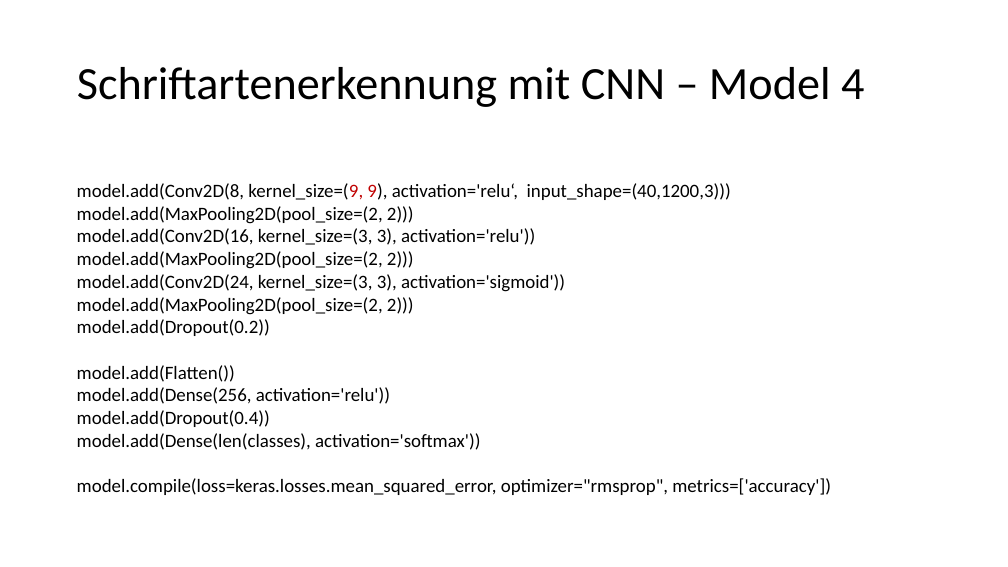
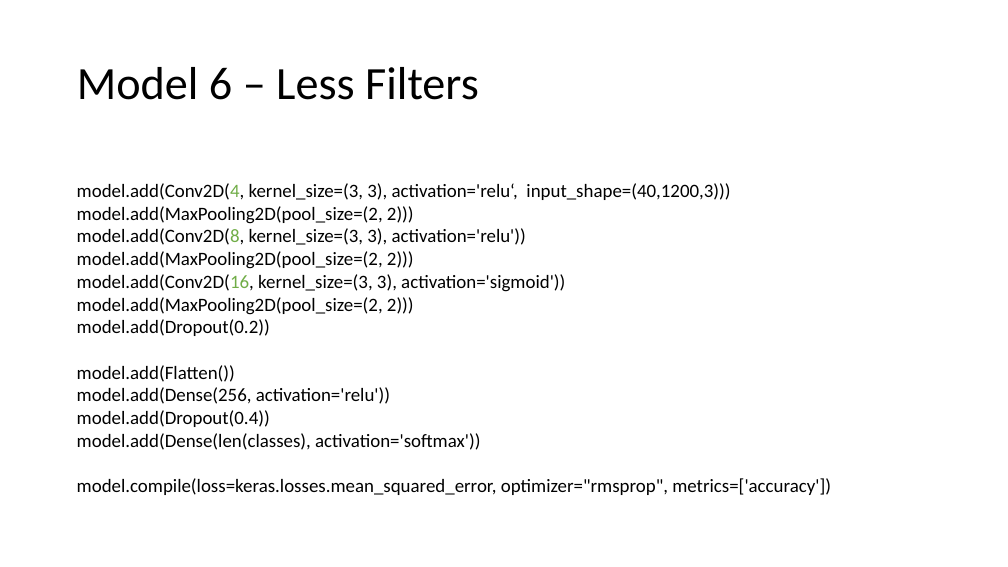
Before and after one commit to alex-ta/Fontinator, a slide deck: slide 10 of NeuronalNet/Alex/Schriftartenerkennung mit CNN.pptx (slide 8 before the commit). Drawn at 1008x567 pixels with LibreOffice and Linux fonts; fonts in the diff are those of the drawing. Boxes give left, top, right and bottom in pixels: in the first picture for what was removed or moved away, otherwise in the second. Text is boxed around its words. In the diff, an @@ line names an element or a change of style, - is before the commit and + after.

```diff
--- a/NeuronalNet/Alex/Schriftartenerkennung mit CNN.pptx
+++ b/NeuronalNet/Alex/Schriftartenerkennung mit CNN.pptx
@@ title at [77,67,479,100]: text changed @@
-Schriftartenerkennung mit CNN – Model 4
+Model 6 – Less Filters
@@ text at [77,183,730,200]: text changed @@
-model.add(Conv2D(8, kernel_size=(9, 9), activation='relu‘, input_shape=(40,1200,3)))
+model.add(Conv2D(4, kernel_size=(3, 3), activation='relu‘, input_shape=(40,1200,3)))
@@ text at [77,228,526,245]: text changed @@
-model.add(Conv2D(16, kernel_size=(3, 3), activation='relu'))
+model.add(Conv2D(8, kernel_size=(3, 3), activation='relu'))
@@ text at [77,274,565,292]: text changed @@
-model.add(Conv2D(24, kernel_size=(3, 3), activation='sigmoid'))
+model.add(Conv2D(16, kernel_size=(3, 3), activation='sigmoid'))
```
Also in this commit, not shown: 10 other slides changed, 6 slides removed, 21 other files.
